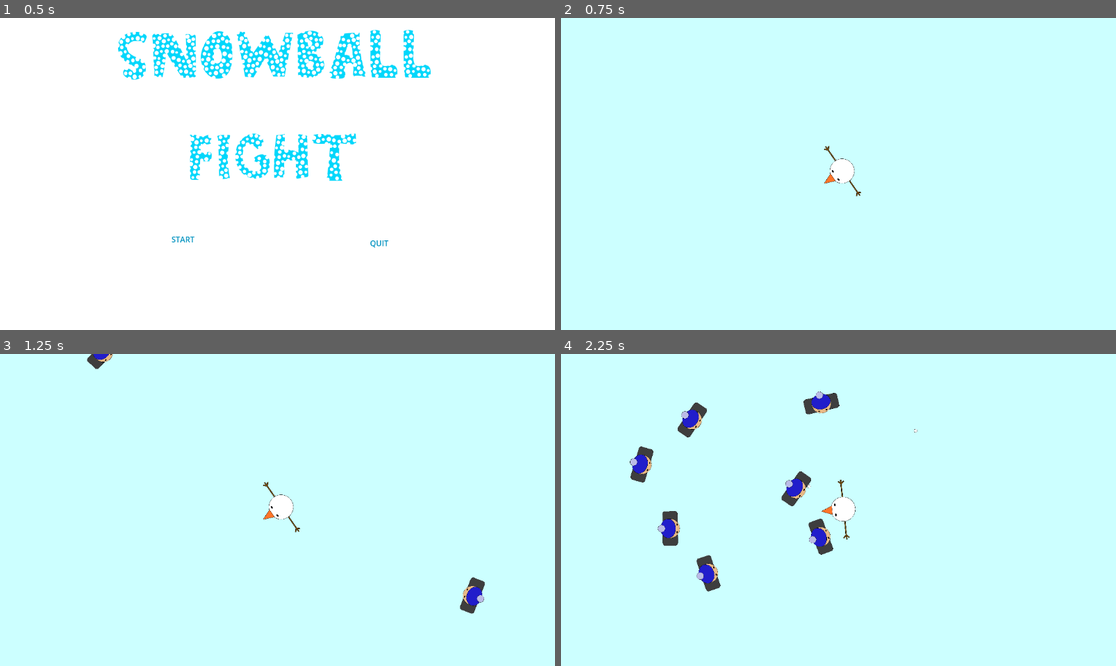
Above: before the commit, frames 1-4 (two rows, left to right).
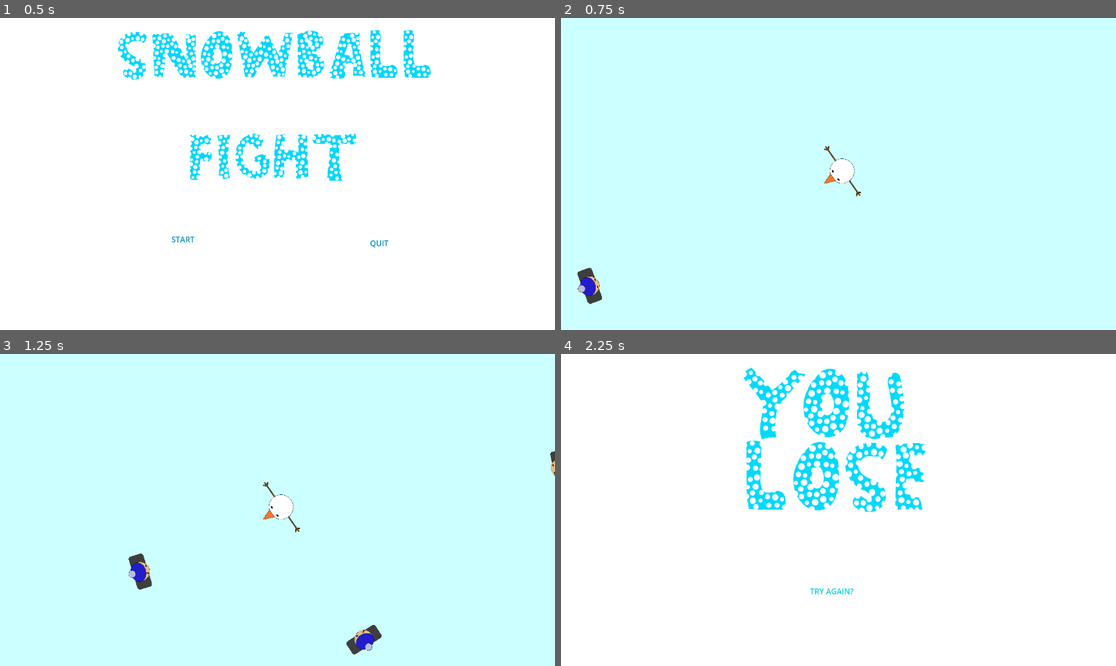
Above: after the commit, the same moments.

Repository: jesspancakes/topdownshooter
Game: Godot game, scene res://title_screen.tscn
Same seed, same stepped clock (60 frames per second), same inputs: the game is played once before the commit and once after it.
Inputs (mouse positions are in pixels of both pictures, inside the frame that each line leads up to):
- Up to frame 1 (0.5 s): no input
- Up to frame 2 (0.75 s): click "START" at 0.5 s
- Up to frame 3 (1.25 s): no input
- Up to frame 4 (2.25 s): move the mouse to (960, 494) at 1.27 s; hold Right (ui_right) 1.28-2.03 s; click (960, 494) at 1.35 s; move the mouse to (727, 525) at 2.02 s; hold Down (ui_down) from 2.03 s (still down); click (727, 525) at 2.1 s

Frame 1 is identical in both runs. In frame 2, 0.3% of the frame differs, in the area x 2-8%, y 79-92%; in frame 3, 1.2%; in frame 4, 99%, in the area x 0-100%, y 0-100%.

Commit message:
still CANNOT figure out enemies

Diff:
--- a/snowman2/Player.tscn
+++ b/snowman2/Player.tscn
@@ -1,8 +1,7 @@
-[gd_scene load_steps=6 format=3 uid="uid://y16sff748yh5"]
+[gd_scene load_steps=5 format=3 uid="uid://y16sff748yh5"]
 
 [ext_resource type="Script" path="res://Player1.gd" id="1_38blg"]
 [ext_resource type="Texture2D" uid="uid://blunyj7nvj0qw" path="res://snowman2.png" id="2_il5ht"]
-[ext_resource type="PackedScene" uid="uid://bxamo37wsnbm7" path="res://enemy.tscn" id="3_6gf6k"]
 
 [sub_resource type="CircleShape2D" id="CircleShape2D_r34bx"]
 radius = 26.0
@@ -31,25 +30,4 @@
 
 [node name="Camera2D" type="Camera2D" parent="Player"]
 
-[node name="Enemy" parent="." instance=ExtResource("3_6gf6k")]
-position = Vector2(892, 395)
-
-[node name="Enemy2" parent="." instance=ExtResource("3_6gf6k")]
-position = Vector2(-1580, -41)
-
-[node name="Enemy3" parent="." instance=ExtResource("3_6gf6k")]
-position = Vector2(-569, 1336)
-
-[node name="Enemy4" parent="." instance=ExtResource("3_6gf6k")]
-position = Vector2(1194, -952)
-
-[node name="Enemy5" parent="." instance=ExtResource("3_6gf6k")]
-position = Vector2(1214, 1055)
-
-[node name="Enemy6" parent="." instance=ExtResource("3_6gf6k")]
-position = Vector2(-803, -688)
-
-[node name="Enemy7" parent="." instance=ExtResource("3_6gf6k")]
-position = Vector2(-1138, 943)
-
 [connection signal="body_entered" from="Player/Area2D" to="Player" method="_on_area_2d_body_entered"]
--- a/snowman2/enemy.gd
+++ b/snowman2/enemy.gd
@@ -18,3 +18,5 @@
 func _on_area_2d_body_entered(body):
 	if "Bullet" in body.name:
 		print("hello")
+		$Sprite2D.texture = preload("res://snowman2.png")
+		set_physics_process(false)
--- a/snowman2/world.tscn
+++ b/snowman2/world.tscn
@@ -1,8 +1,9 @@
-[gd_scene load_steps=6 format=3 uid="uid://bds1m0uw4vxa2"]
+[gd_scene load_steps=7 format=3 uid="uid://bds1m0uw4vxa2"]
 
 [ext_resource type="Script" path="res://world.gd" id="1_jxlf4"]
 [ext_resource type="PackedScene" uid="uid://2ghgmyrnmb6w" path="res://wall.tscn" id="1_lg3py"]
 [ext_resource type="PackedScene" uid="uid://y16sff748yh5" path="res://Player.tscn" id="2_xphvb"]
+[ext_resource type="PackedScene" uid="uid://bxamo37wsnbm7" path="res://enemy.tscn" id="4_x3yku"]
 
 [sub_resource type="StandardMaterial3D" id="StandardMaterial3D_o2ijb"]
 albedo_color = Color(0, 0.719464, 0.725646, 1)
@@ -972,3 +973,12 @@
 
 [node name="Player" parent="." instance=ExtResource("2_xphvb")]
 position = Vector2(-24, -32)
+
+[node name="Enemy" parent="Player" instance=ExtResource("4_x3yku")]
+position = Vector2(-624, 280)
+
+[node name="Enemy2" parent="Player" instance=ExtResource("4_x3yku")]
+position = Vector2(392, 592)
+
+[node name="Enemy3" parent="Player" instance=ExtResource("4_x3yku")]
+position = Vector2(1304, -192)
